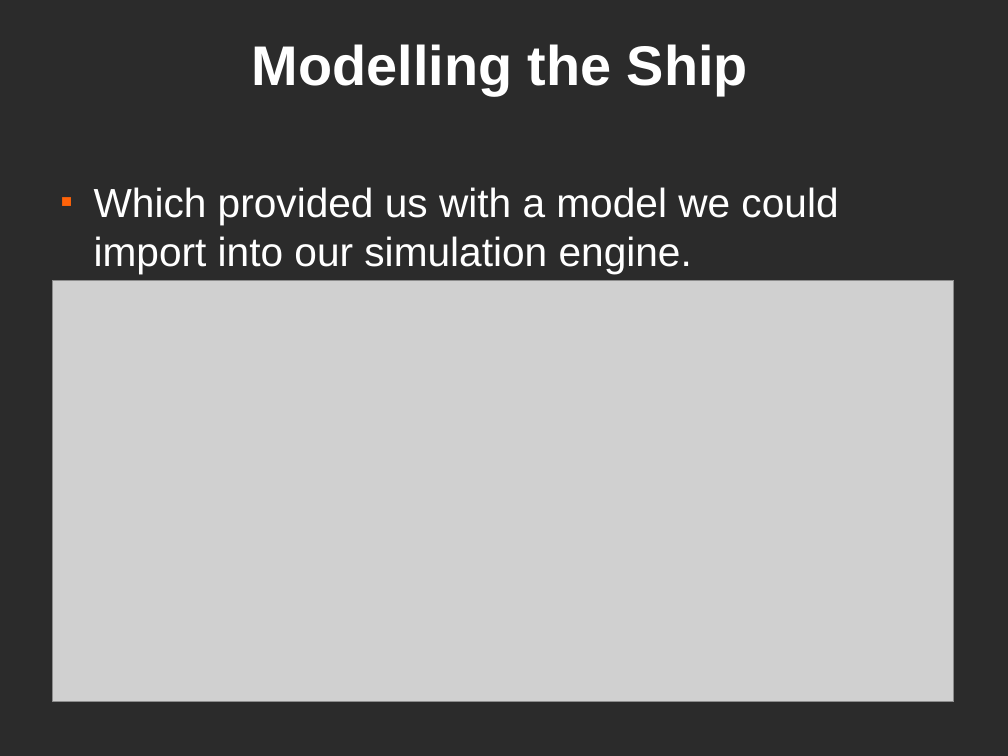
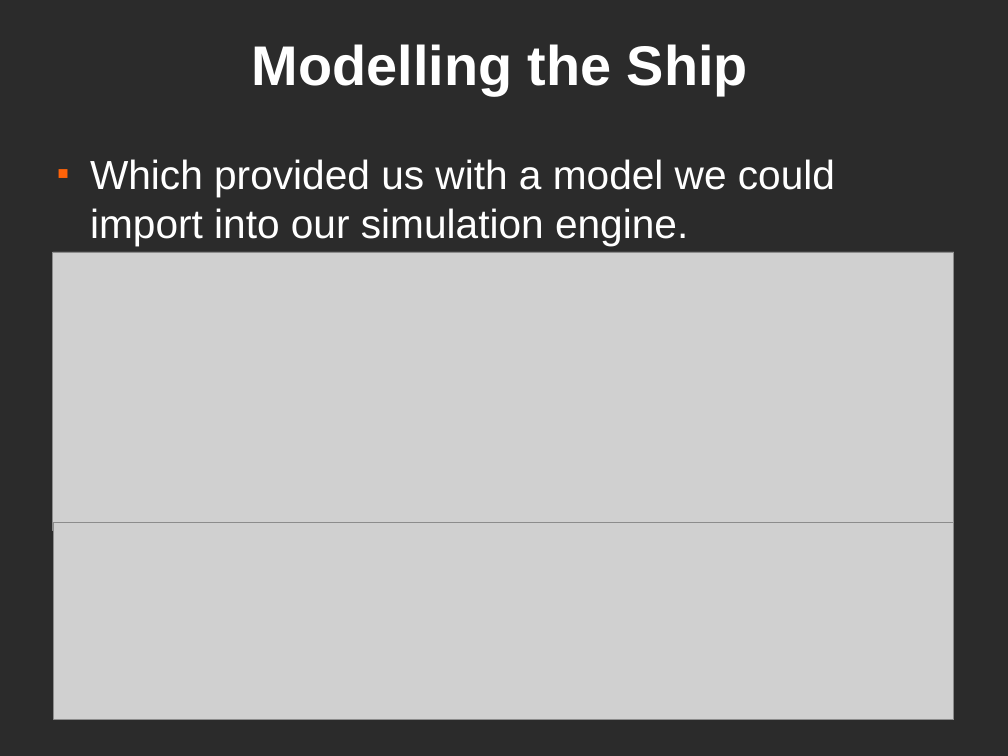
Before and after one commit to dantomosoiu/teamproject, a slide deck: slide 15 of Presentation/TeamProjectPresentationv5.odp (slide 16 before the commit). Drawn at 1008x756 pixels with LibreOffice and Linux fonts; fonts in the diff are those of the drawing; grey boxes stand for pictures; background and template pictures are left out; a plain dark background stands for a picture behind light text. Boxes give left, top, right and bottom in pixels: in the first picture for what was removed or moved away, otherwise in the second. Text is boxed around its words. In the diff, an @@ line names an element or a change of style, - is before the commit and + after.

```diff
--- a/Presentation/TeamProjectPresentationv5.odp
+++ b/Presentation/TeamProjectPresentationv5.odp
@@ text "Which provided us with a ...": place and size @@
-text "Which provided us with a ..." at (94,187,838,274)
+text "Which provided us with a ..." at (90,159,835,246)
@@ picture: place and size @@
-picture at (53,280,955,702)
+picture at (53,252,955,531)
@@ picture added at (54,522,954,721) @@
```
Also in this commit, not shown: 1 other slide changed, 1 slide removed, 3 other files.
